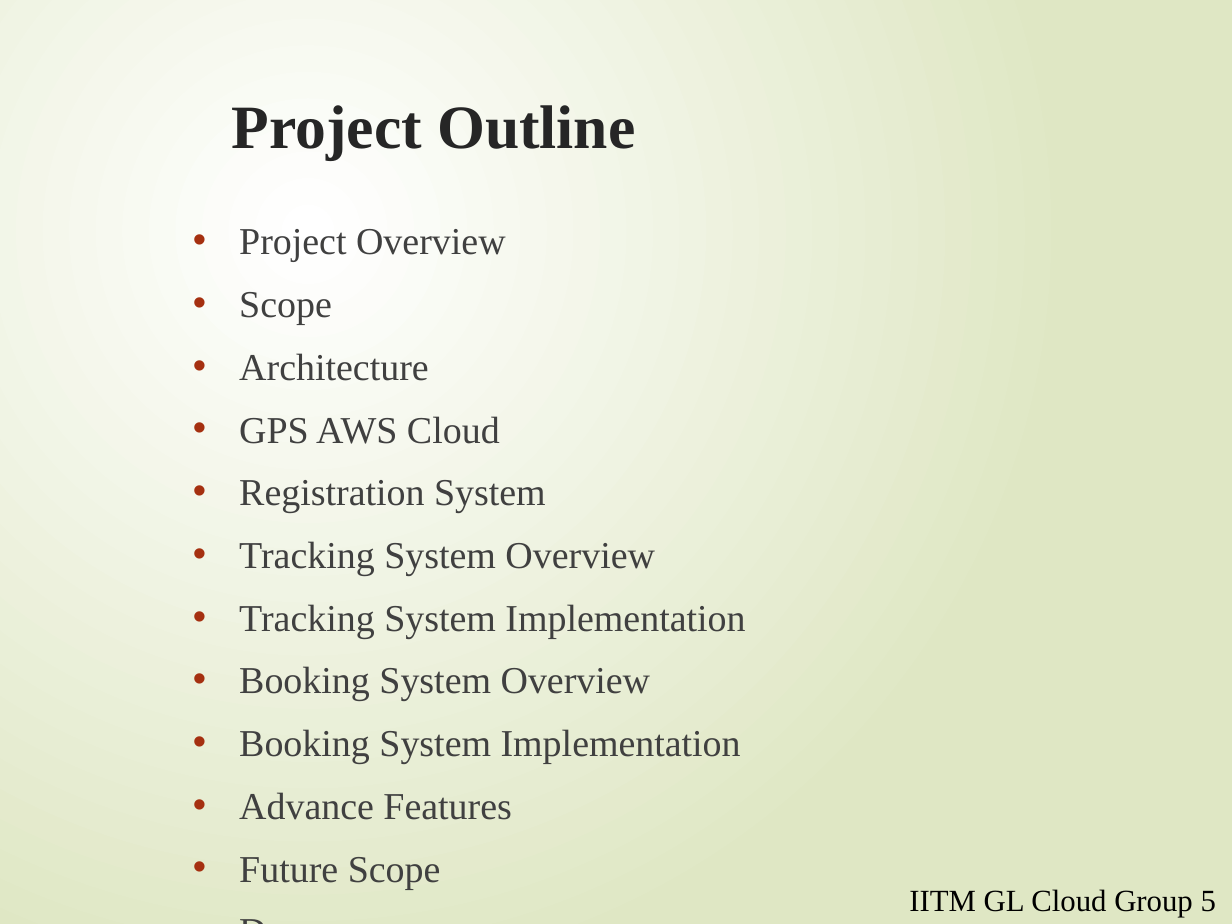
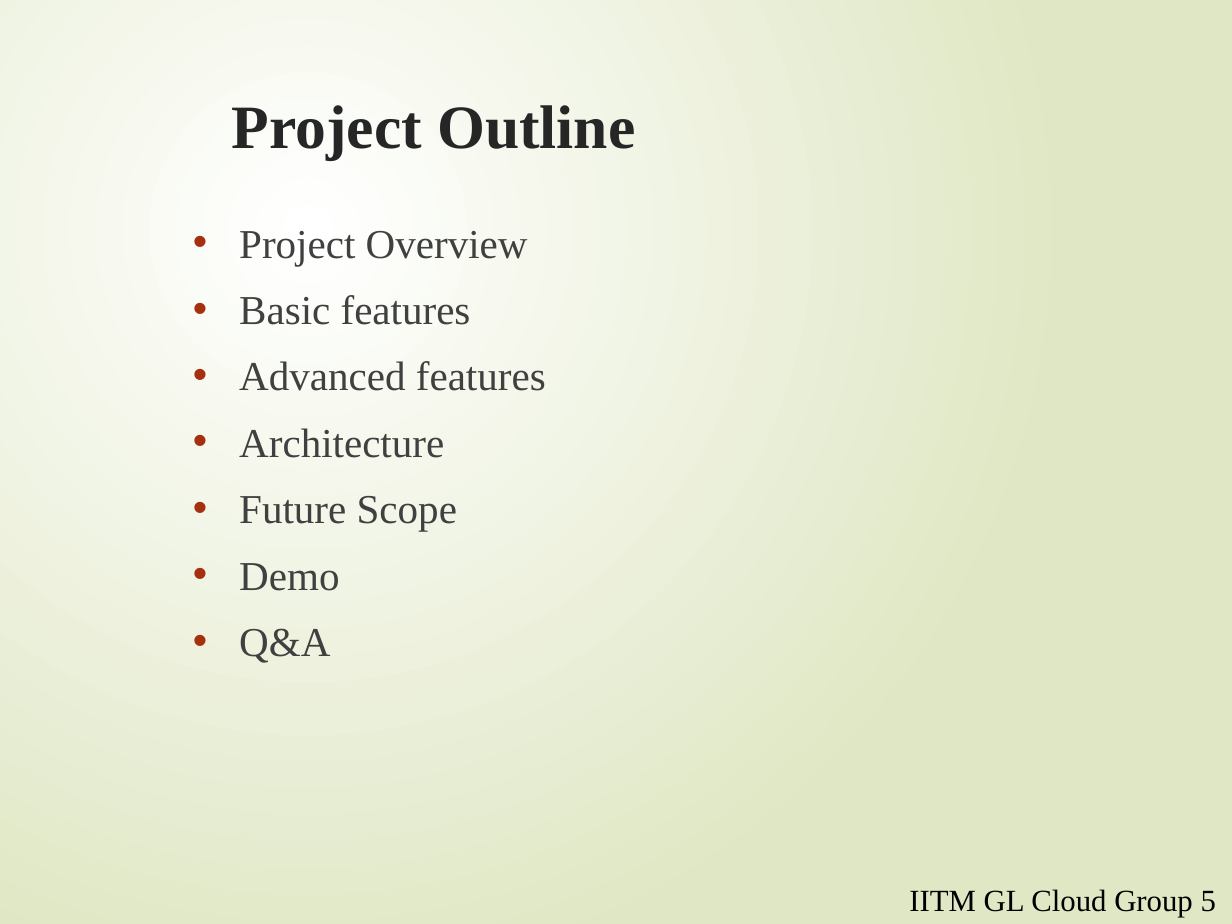
Before and after one commit to smitagarg1/Taxi-Agg_Final-Submission, a slide deck: slide 2 of GLTaxiAgg-BookingandTracking System.pptx. Drawn at 1232x924 pixels with LibreOffice and Linux fonts; fonts in the diff are those of the drawing. Boxes give left, top, right and bottom in pixels: in the first picture for what was removed or moved away, otherwise in the second. Text is boxed around its words. In the diff, an @@ line names an element or a change of style, - is before the commit and + after.

```diff
--- a/GLTaxiAgg-BookingandTracking System.pptx
+++ b/GLTaxiAgg-BookingandTracking System.pptx
@@ text at (x1=239, y1=231, x2=528, y2=591): size 22.2 to 24 pt in "Project Overview", "Architecture", "Future Scope", "Demo" @@
@@ text at (x1=239, y1=295, x2=546, y2=391): text changed; size 22.2 to 24 pt @@
-• Scope
+• Basic features
+• Advanced features
@@ text at (x1=239, y1=416, x2=745, y2=820): paragraphs removed @@
-• GPS AWS Cloud
-• Registration System
-• Tracking System Overview
-• Tracking System Implementation
-• Booking System Overview
-• Booking System Implementation
-• Advance Features
@@ text at (x1=239, y1=628, x2=330, y2=663): paragraph added @@
+• Q&A
```
Also in this commit, not shown: 7 other slides changed, 4 slides added, 14 slides removed, 2 other files.
